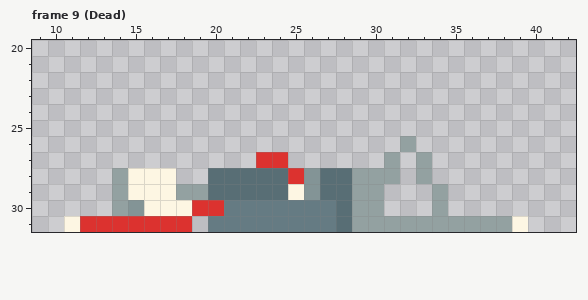
A pixel-art file gets an edit: Player/Player.aseprite. This is how it looked before the edit.
48x32 pixels, 9 frames. Shown: frame 9 (Dead): x 9..42, y 20..31.
Once edited:
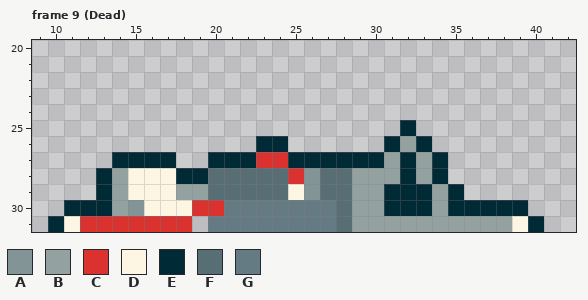
Palette (. is transparent): A #839496  B #93a1a1  C #dc322f  D #fdf6e3  E #002b36  F #586e75  G #657b83
Difference:
Frame 9 (Dead), layer "Background":
The author put colour E in row 25 at x 32; in row 26 at x 23 to 24, 31 and 33; in row 27 at x 14 to 17, 20 to 22, 25 to 30, 32 and 34; in row 28 at x 13, 18 to 19, 32 and 34; in row 29 at x 13, 31 to 33 and 35; in row 30 at x 11 to 13, 31 to 33 and 35 to 39.
The author put colour E in row 31 at x 10 and 40.
Changed places in both pictures, as pixel boxes (x1, y1, x2, y2):
added: (48, 120, 544, 232)
